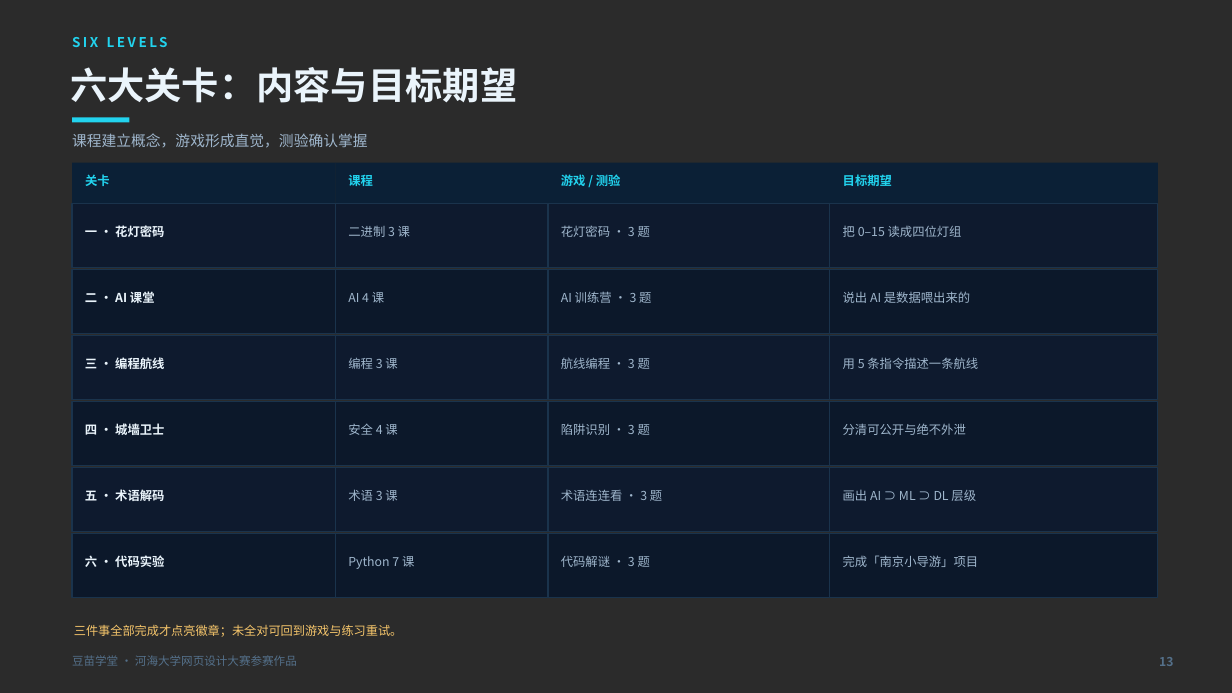
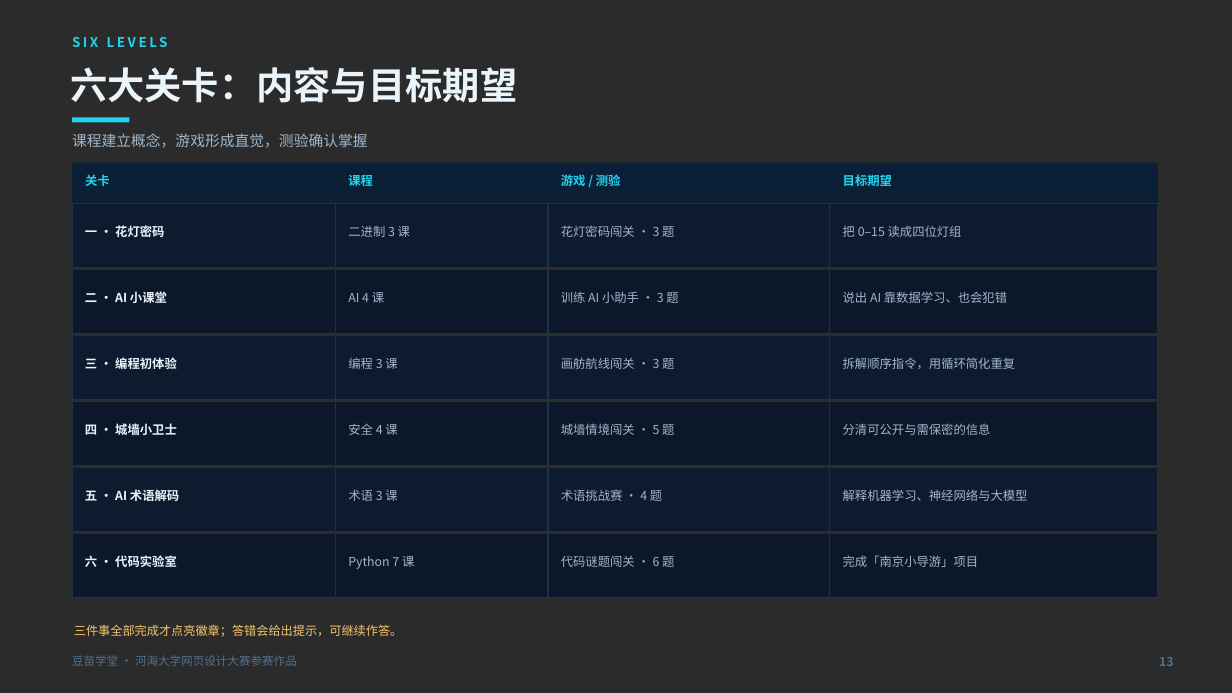
Before and after one commit to wbydxx/doumiao-academy, a slide deck: slide 13 of deliverables/豆苗学堂-演示PPT.pptx. Drawn at 1232x693 pixels with LibreOffice and Linux fonts; fonts in the diff are those of the drawing; background and template pictures are left out; a plain dark background stands for a picture behind light text. Boxes give left, top, right and bottom in pixels: in the first picture for what was removed or moved away, otherwise in the second. Text is boxed around its words. In the diff, an @@ line names an element or a change of style, - is before the commit and + after.

```diff
--- a/deliverables/豆苗学堂-演示PPT.pptx
+++ b/deliverables/豆苗学堂-演示PPT.pptx
@@ text at [561, 225, 674, 237]: text changed @@
-花灯密码 · 3 题
+花灯密码闯关 · 3 题
@@ text at [85, 291, 167, 303]: text changed @@
-二 · AI 课堂
+二 · AI 小课堂
@@ text at [561, 291, 678, 303]: text changed @@
-AI 训练营 · 3 题
+训练 AI 小助手 · 3 题
@@ text at [843, 291, 1007, 303]: text changed @@
-说出 AI 是数据喂出来的
+说出 AI 靠数据学习、也会犯错
@@ text at [85, 357, 177, 369]: text changed @@
-三 · 编程航线
+三 · 编程初体验
@@ text at [561, 357, 674, 369]: text changed @@
-航线编程 · 3 题
+画舫航线闯关 · 3 题
@@ text at [843, 357, 1015, 369]: text changed @@
-用 5 条指令描述一条航线
+拆解顺序指令，用循环简化重复
@@ text at [85, 423, 177, 435]: text changed @@
-四 · 城墙卫士
+四 · 城墙小卫士
@@ text at [561, 423, 674, 435]: text changed @@
-陷阱识别 · 3 题
+城墙情境闯关 · 5 题
@@ text at [843, 423, 991, 435]: text changed @@
-分清可公开与绝不外泄
+分清可公开与需保密的信息
@@ text at [85, 489, 179, 501]: text changed @@
-五 · 术语解码
+五 · AI 术语解码
@@ text at [561, 490, 662, 501]: text changed @@
-术语连连看 · 3 题
+术语挑战赛 · 4 题
@@ text at [843, 489, 1028, 501]: text changed @@
-画出 AI ⊃ ML ⊃ DL 层级
+解释机器学习、神经网络与大模型
@@ text at [85, 555, 177, 567]: text changed @@
-六 · 代码实验
+六 · 代码实验室
@@ text at [561, 556, 674, 567]: text changed @@
-代码解谜 · 3 题
+代码谜题闯关 · 6 题
@@ text at [74, 624, 402, 637]: text changed @@
-三件事全部完成才点亮徽章；未全对可回到游戏与练习重试。
+三件事全部完成才点亮徽章；答错会给出提示，可继续作答。
```
Also in this commit, not shown: 11 other slides changed, 46 other files.
